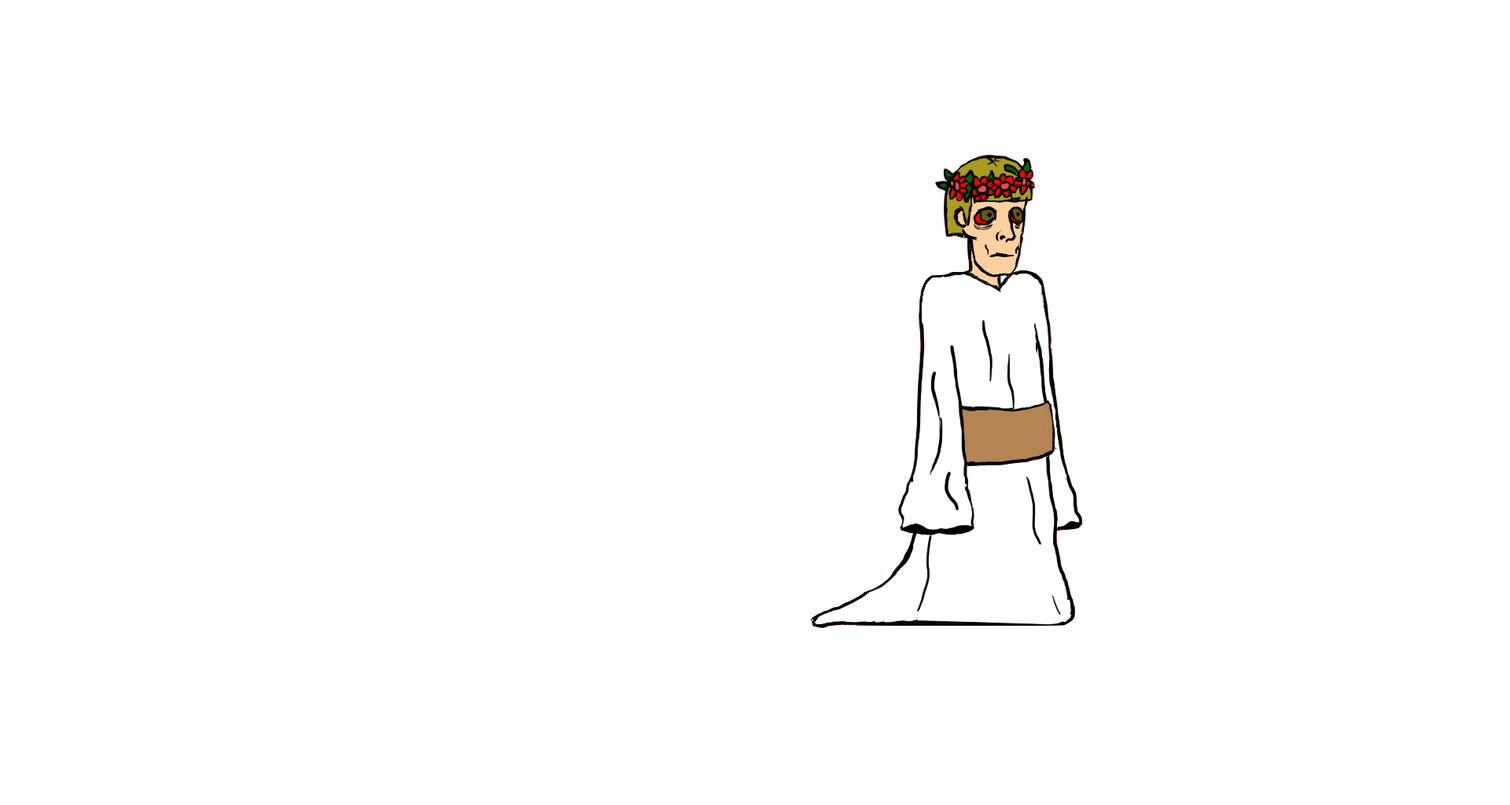
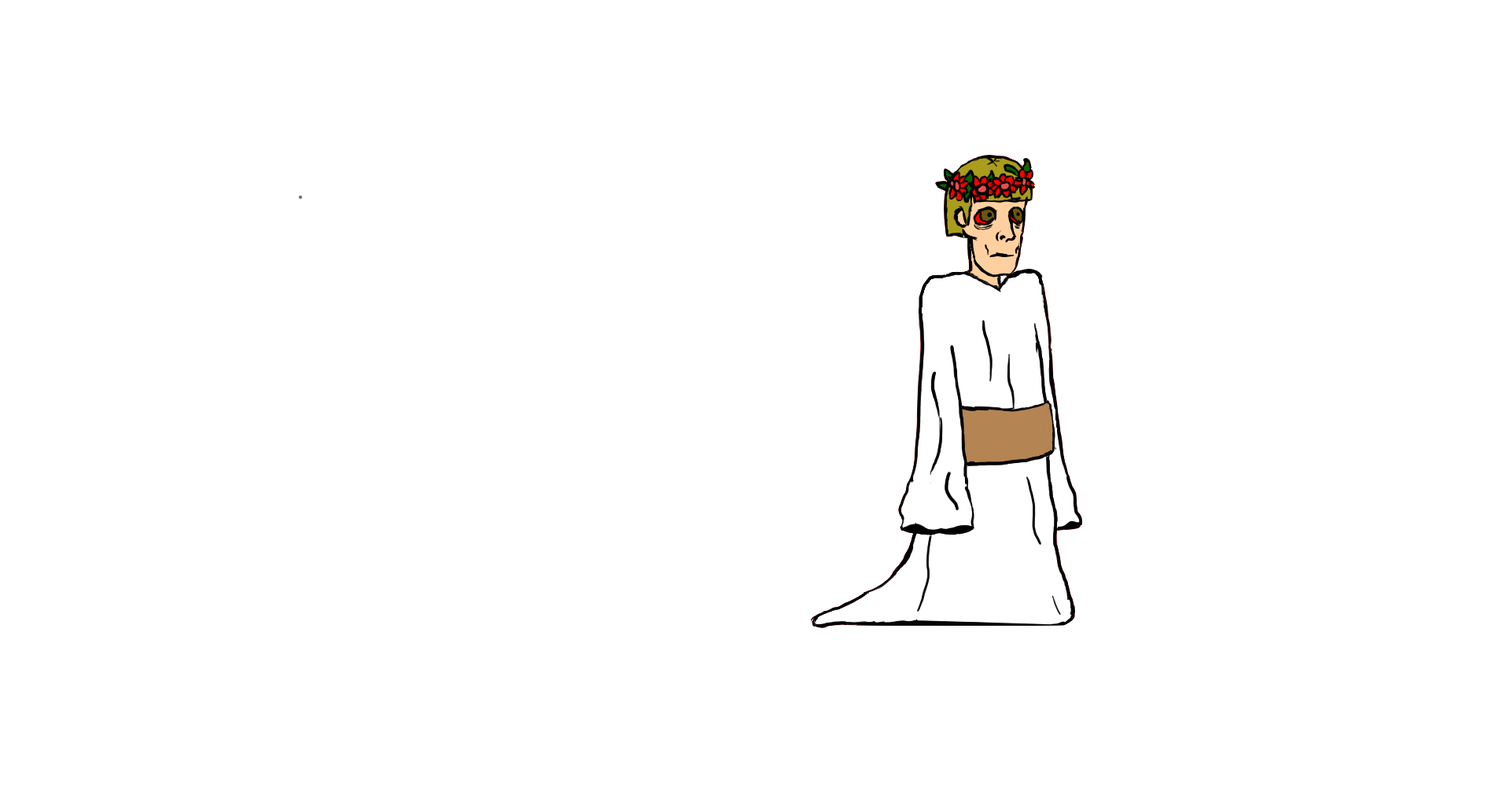
Layer changes from the first (1510, 805) image to the second:
painted on "RightArm" over [917, 273, 946, 325]
painted on "Head" over [297, 194, 303, 200]
painted on "Body" over [1005, 268, 1042, 286]
painted on "LeftArm" over [1011, 268, 1043, 286]
